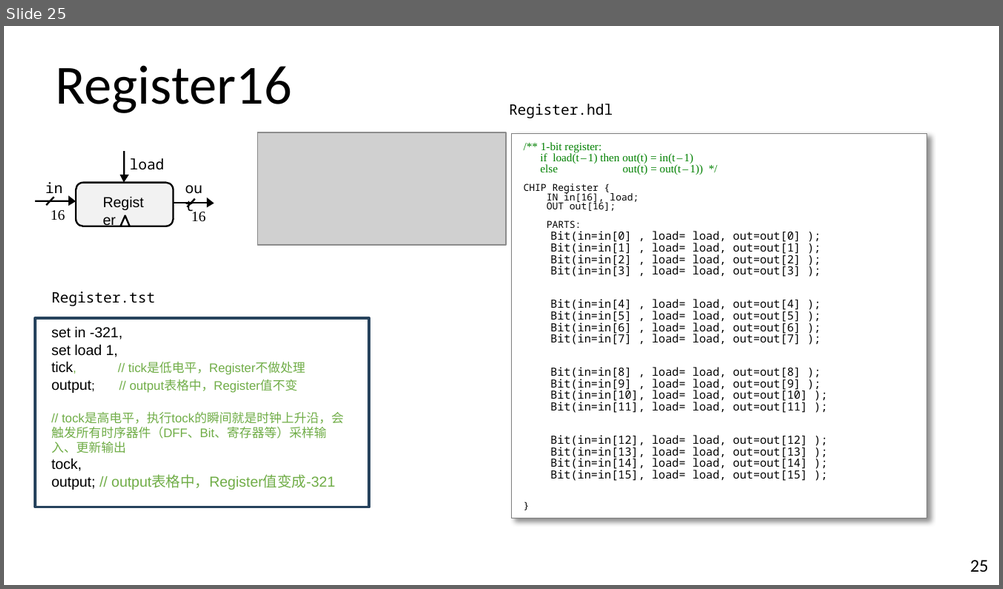
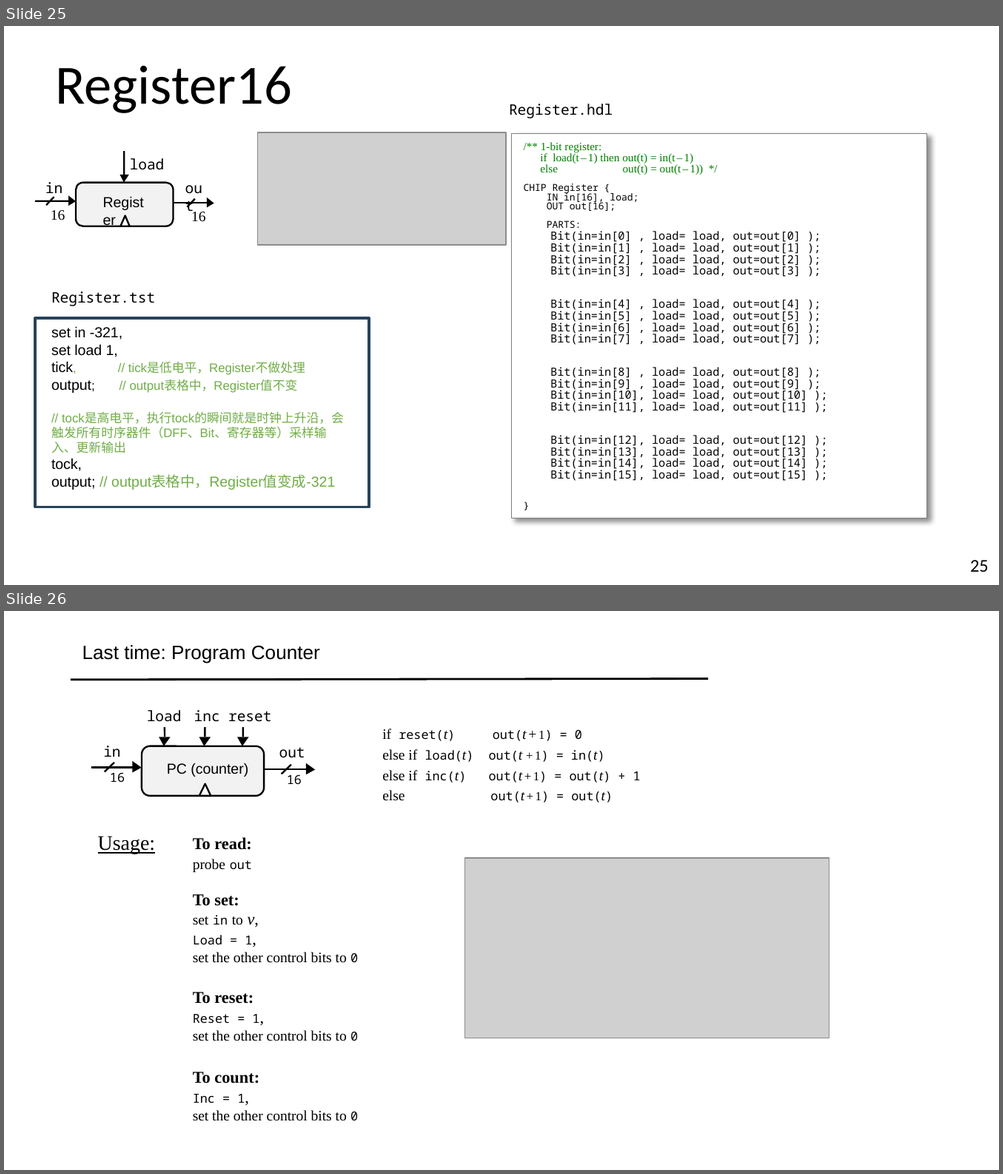
Before and after one commit to vcboy1/Leeds, a slide deck: 26fall/1860/Lecture/All HDL.pptx. Shown one above the other, each under a label of ours: slide 25 before the commit, slides 25 and 26 after it. The pictures are 1003x589 and 1003x1174 pixels, drawn with LibreOffice and Linux fonts; fonts in the diff are those of the drawing; grey boxes stand for pictures; background and template pictures are left out. Boxes give left, top, right and bottom in pixels: in the first picture for what was removed or moved away, otherwise in the second. Text is boxed around its words. In the diff, an @@ line names an element or a change of style, - is before the commit and + after.

```diff
--- a/26fall/1860/Lecture/All HDL.pptx
+++ b/26fall/1860/Lecture/All HDL.pptx
@@ slide 26 added at box(4, 611, 999, 1170), background picture (left out) @@
@@ title added at box(82, 645, 320, 664), 14 pt, text #000000 @@
+Last time: Program Counter
@@ line added from (71, 680) to (708, 678), #000000 1.5 pt @@
@@ group added at box(91, 710, 316, 796): 8 texts, 7 lines, 6 freeform shapes, 1 rounded rectangle @@
+PC (counter)
+in
+16
+out
+16
+load
+inc
+reset
@@ text added at box(382, 729, 640, 803), 9 pt, text #000000 @@
+if reset(t) out(t + 1) = 0
+else if load(t) out(t + 1) = in(t)
+else if inc(t) out(t + 1) = out(t) + 1
+else out(t + 1) = out(t)
@@ text added at box(98, 836, 156, 854), 15 pt, text #000000, underline @@
+Usage:
@@ text added at box(193, 837, 252, 873), 12 pt, text #000000 @@
+To read:
+probe out
@@ picture added at box(464, 859, 828, 1039) @@
@@ text added at box(193, 894, 358, 963), 10.5 pt, text #000000 @@
+To set:
+set in to v,
+Load = 1,
+set the other control bits to 0
@@ text added at box(193, 992, 358, 1042), 10.5 pt, text #000000 @@
+To reset:
+Reset = 1,
+set the other control bits to 0
@@ text added at box(193, 1072, 358, 1122), 10.5 pt, text #000000 @@
+To count:
+Inc = 1,
+set the other control bits to 0
```
Also in this commit, not shown: 2 slides changed, 4 other files.
